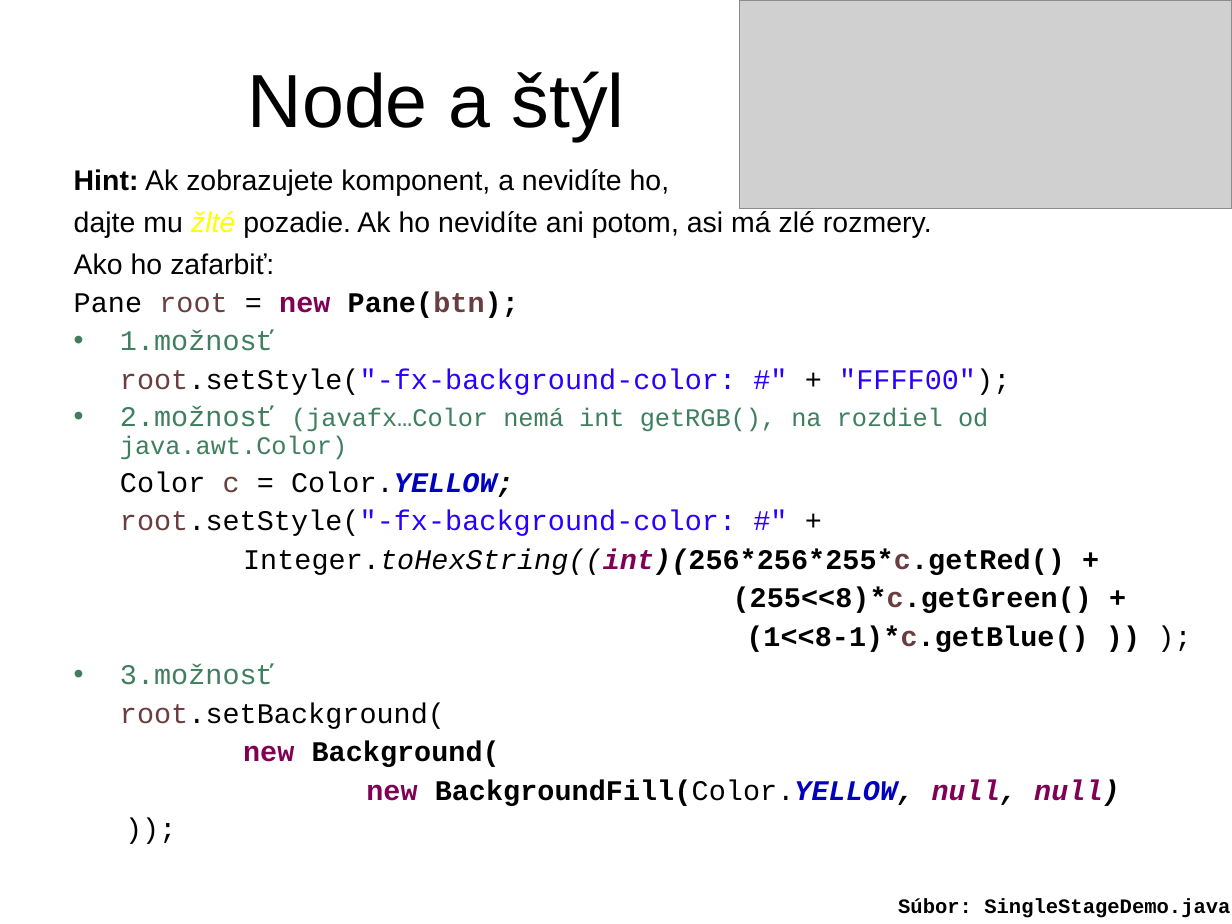
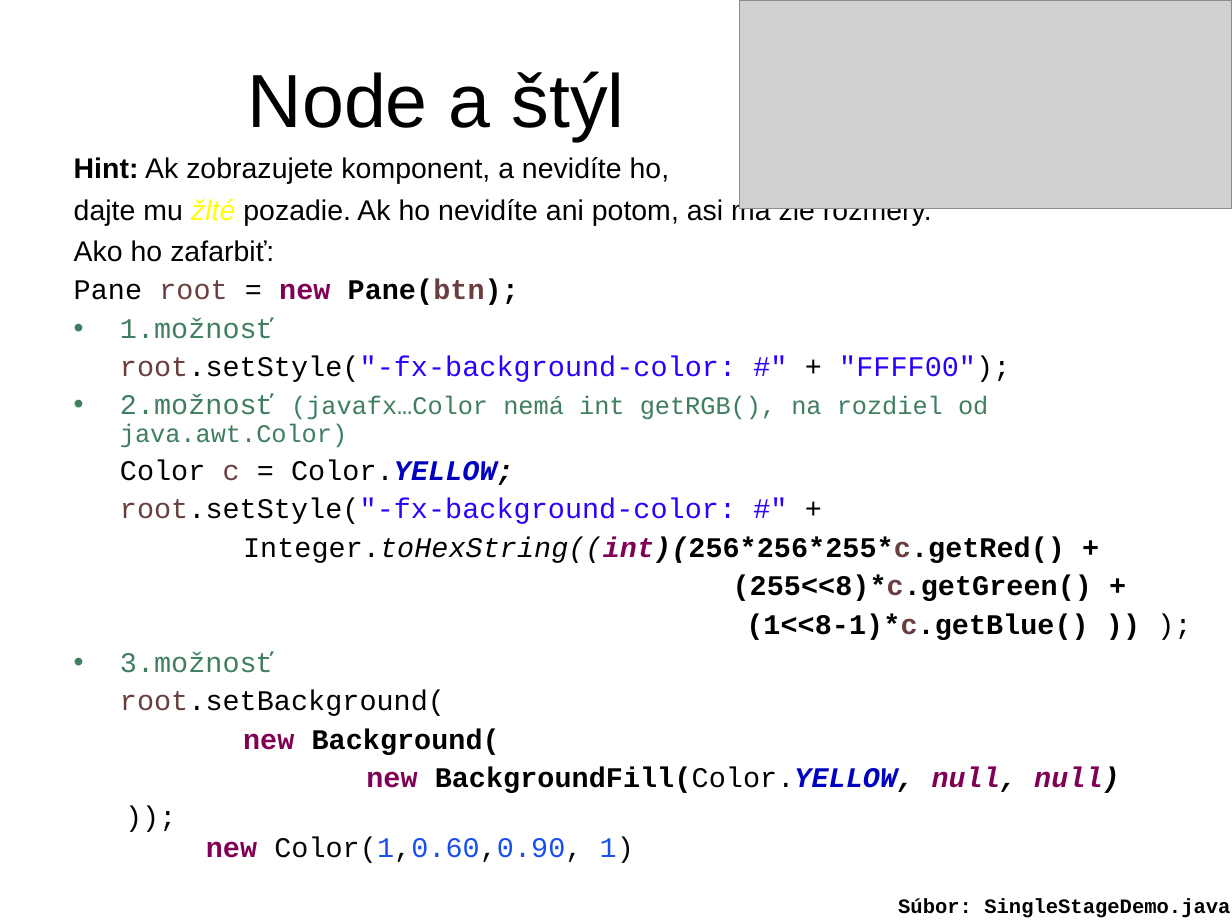
Before and after one commit to Programovanie4/Prednasky, a slide deck: slide 4 of 11/11_java.ppt (slide 5 before the commit). Drawn at 1232x924 pixels with LibreOffice and Linux fonts; fonts in the diff are those of the drawing; grey boxes stand for pictures. Boxes give left, top, right and bottom in pixels: in the first picture for what was removed or moved away, otherwise in the second. Text is boxed around its words. In the diff, an @@ line names an element or a change of style, - is before the commit and + after.

```diff
--- a/11/11_java.ppt
+++ b/11/11_java.ppt
@@ text "Hint: Ak zobrazujete komponent, a ...": place and size @@
-text "Hint: Ak zobrazujete komponent, a ..." at box(74, 169, 1120, 806)
+text "Hint: Ak zobrazujete komponent, a ..." at box(74, 157, 1120, 863)
@@ text at box(206, 836, 634, 863): text changed; text colour #000000 to #080808 @@
-));
+)); new Color(1,0.60,0.90, 1)
```
Also in this commit, not shown: 1 other slide changed, 1 slide removed, 7 other files.
